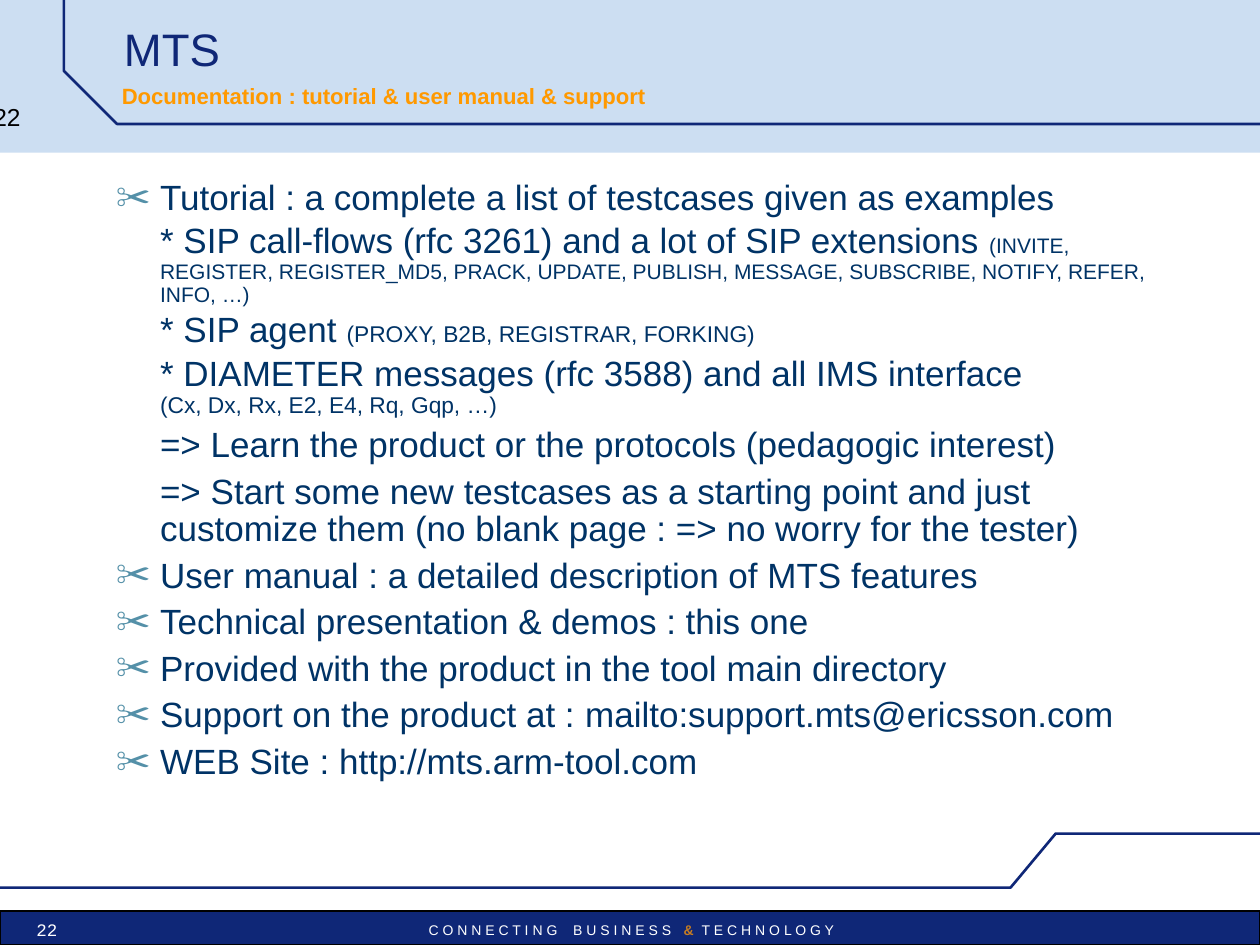
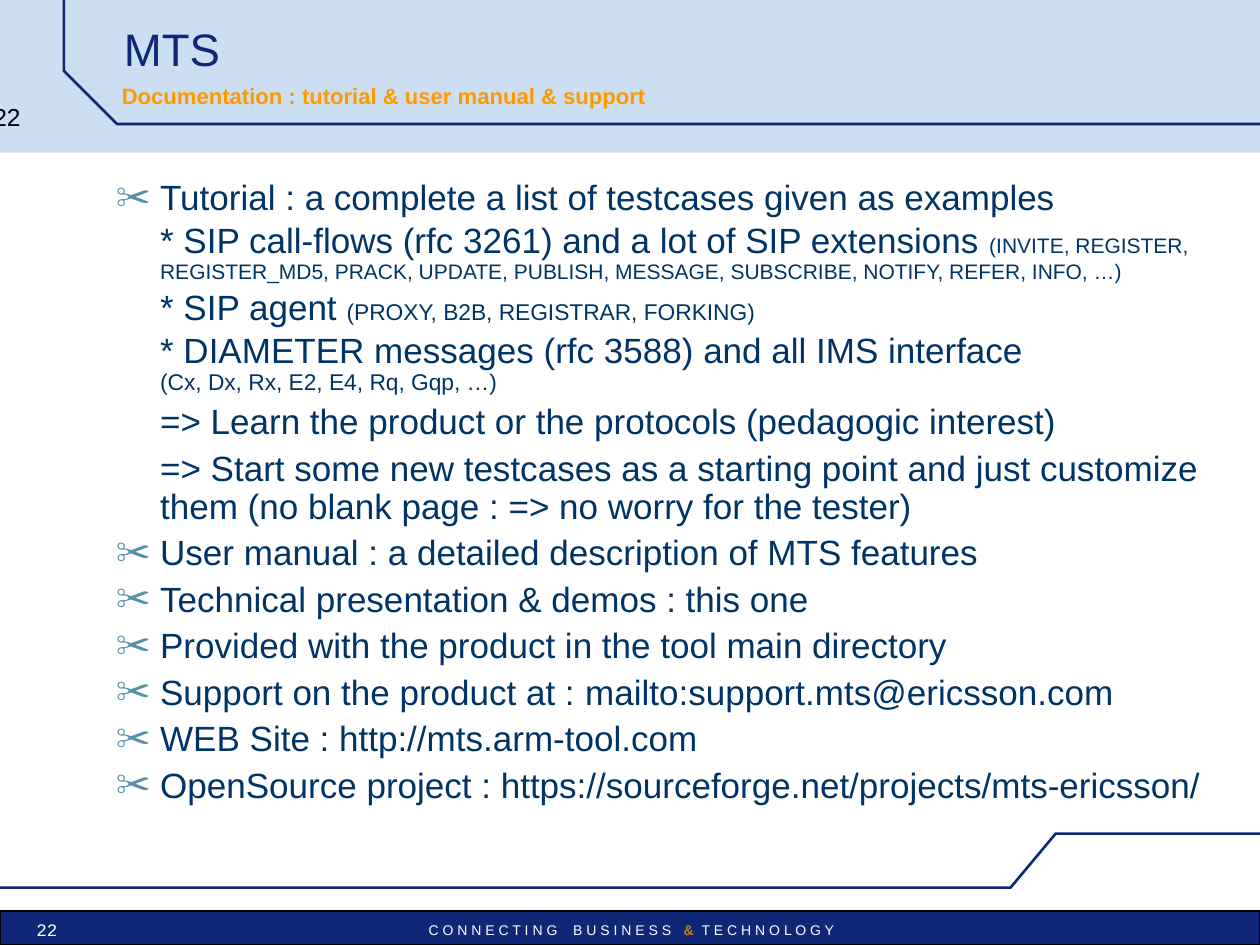
Before and after one commit to uttamhoode9/mts-trunk, a slide deck: slide 22 of mts/src/main/doc/MTS_pres_technical.ppt. Drawn at 1260x945 pixels with LibreOffice and Linux fonts; fonts in the diff are those of the drawing; background and template pictures are left out. Boxes give left, top, right and bottom in pixels: in the first picture for what was removed or moved away, otherwise in the second. Text is boxed around its words. In the diff, an @@ line names an element or a change of style, - is before the commit and + after.

```diff
--- a/mts/src/main/doc/MTS_pres_technical.ppt
+++ b/mts/src/main/doc/MTS_pres_technical.ppt
@@ text at [160,772,1200,805]: paragraph added @@
+✂ OpenSource project : https://sourceforge.net/projects/mts-ericsson/
```
Also in this commit, not shown: 1 other slide changed.
